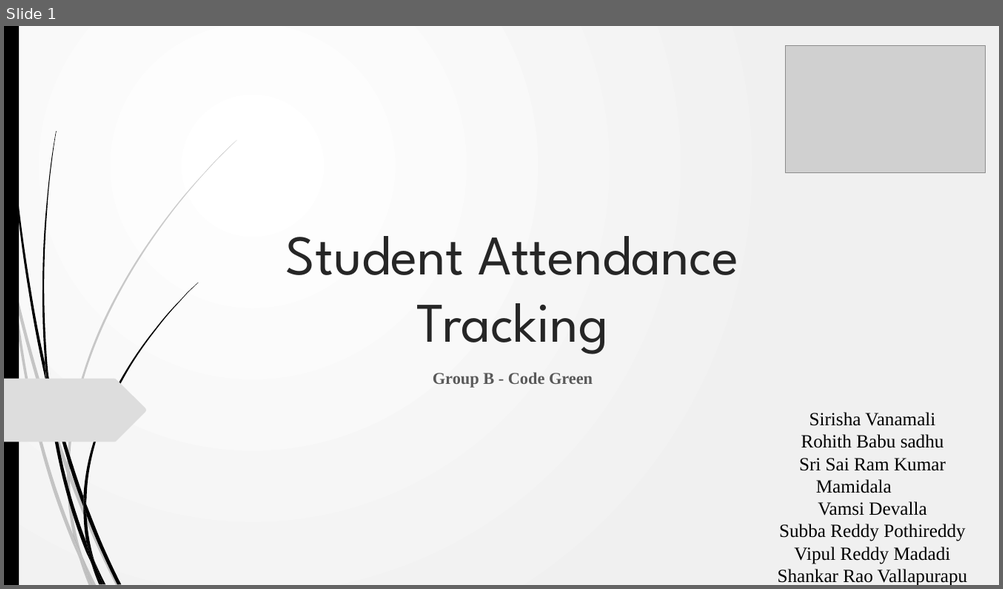
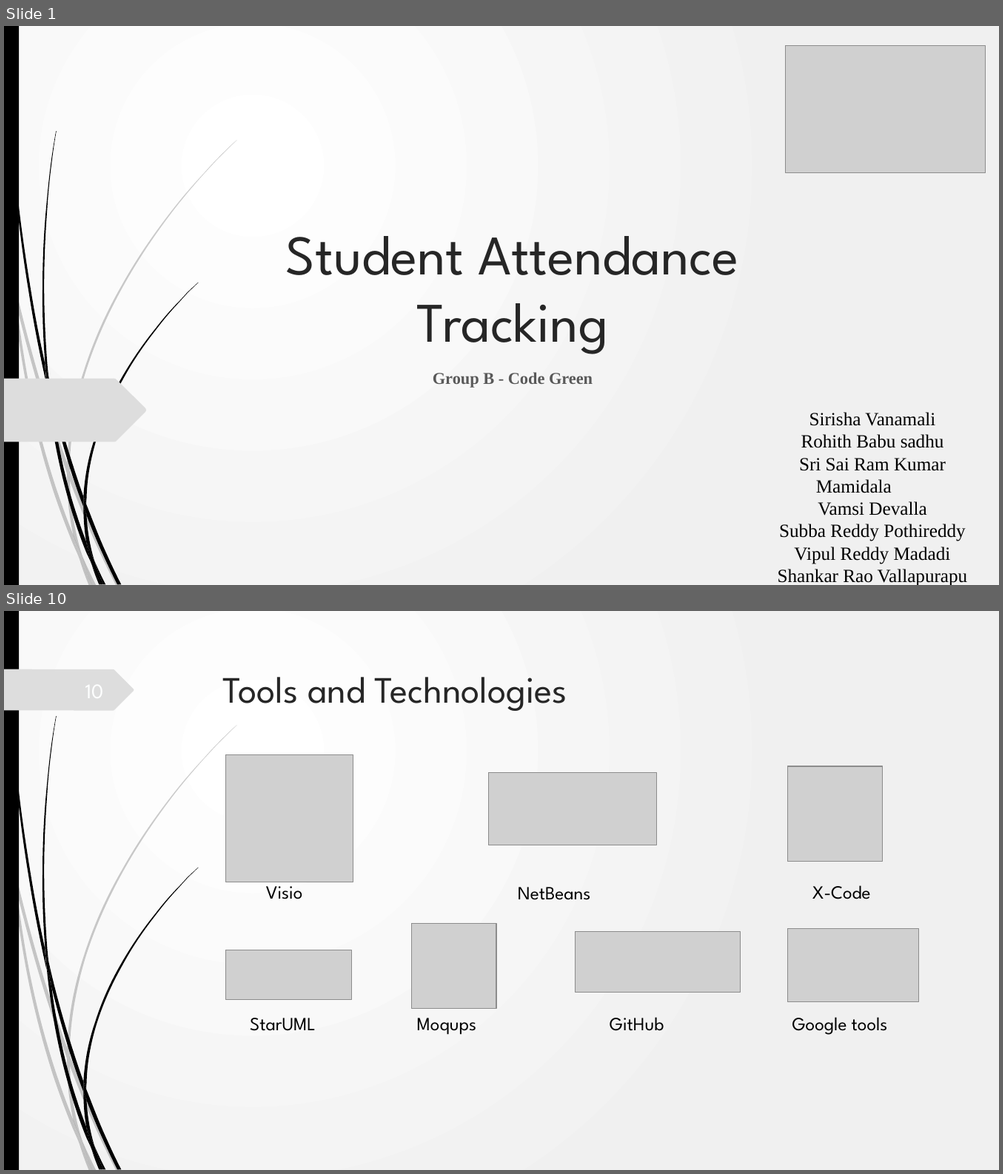
Before and after one commit to VamsiDevalla/Student-Attendance-Tracking, a slide deck: Presentations/Team B - Code Green - FinalPresentation.pptx. Shown one above the other, each under a label of ours: slide 1 before the commit, slides 1 and 10 after it; the slides between them are not shown. The pictures are 1003x589 and 1003x1174 pixels, drawn with LibreOffice and Linux fonts; fonts in the diff are those of the drawing; grey boxes stand for pictures. Boxes give left, top, right and bottom in pixels: in the first picture for what was removed or moved away, otherwise in the second. Text is boxed around its words. In the diff, an @@ line names an element or a change of style, - is before the commit and + after.

```diff
--- a/Presentations/Team B - Code Green - FinalPresentation.pptx
+++ b/Presentations/Team B - Code Green - FinalPresentation.pptx
@@ slide 10 added at <box>4,611,999,1170</box>, background gradient #FFFFFF to #F1F1F1; not listed: 23 template elements that a slide beside it also shows @@
@@ freeform shape added at <box>4,669,134,710</box>, fill #DDDDDD @@
@@ title added at <box>223,677,567,711</box>, 36 pt, text #262626 @@
+Tools and Technologies
@@ picture added at <box>226,755,353,882</box> @@
@@ picture added at <box>489,772,657,846</box> @@
@@ picture added at <box>788,766,882,861</box> @@
@@ text added at <box>266,880,303,900</box>, 18 pt, text #000000 @@
+Visio
@@ text added at <box>518,887,590,900</box>, 18 pt, text #000000 @@
+NetBeans
@@ text added at <box>812,886,871,900</box>, 18 pt, text #000000 @@
+X-Code
@@ picture added at <box>412,923,496,1008</box> @@
@@ picture added at <box>575,932,740,992</box> @@
@@ picture added at <box>788,930,918,1002</box> @@
@@ picture added at <box>226,951,352,999</box> @@
@@ text added at <box>250,1018,316,1031</box>, 18 pt, text #000000 @@
+StarUML
@@ text added at <box>417,1018,477,1035</box>, 18 pt, text #000000 @@
+Moqups
@@ text added at <box>609,1017,663,1031</box>, 18 pt, text #000000 @@
+GitHub
@@ text added at <box>792,1017,888,1035</box>, 18 pt, text #000000 @@
+Google tools
```
Also in this commit, not shown: 14 slides changed, 4 other slides added, 1 slide removed.
